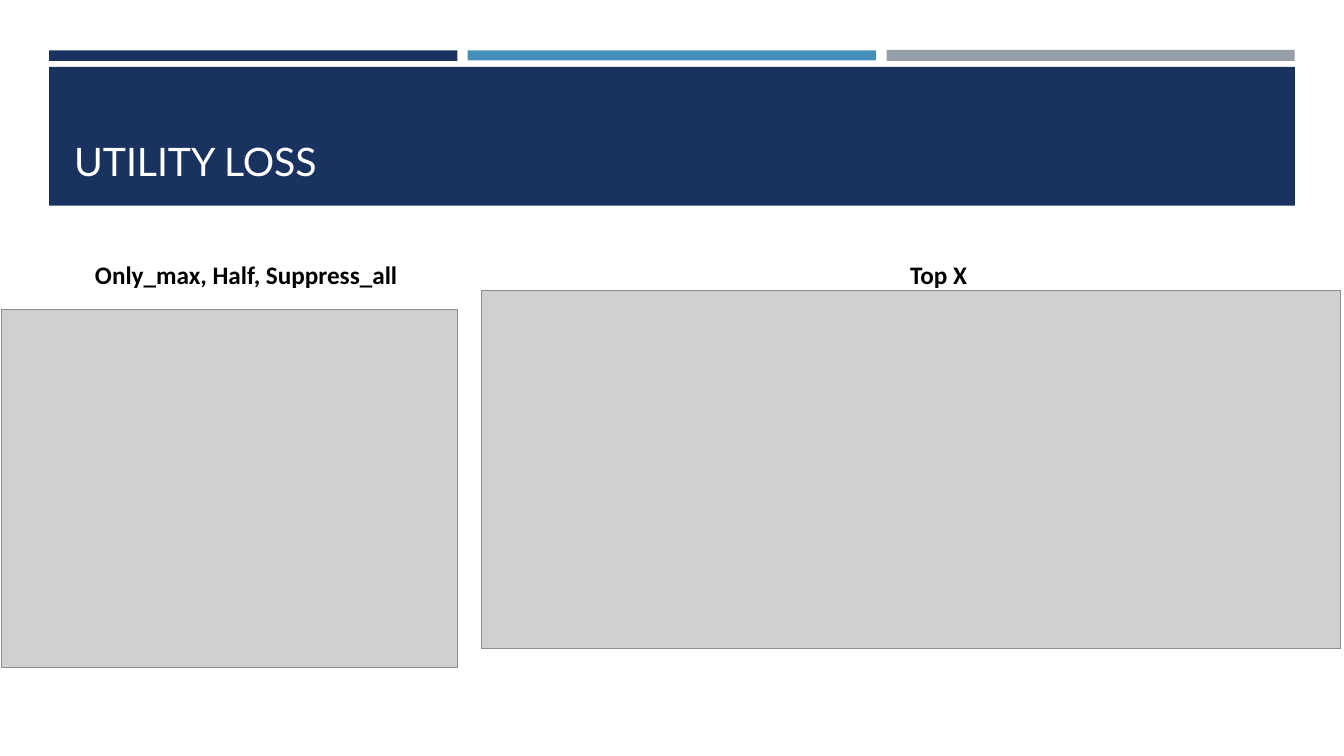
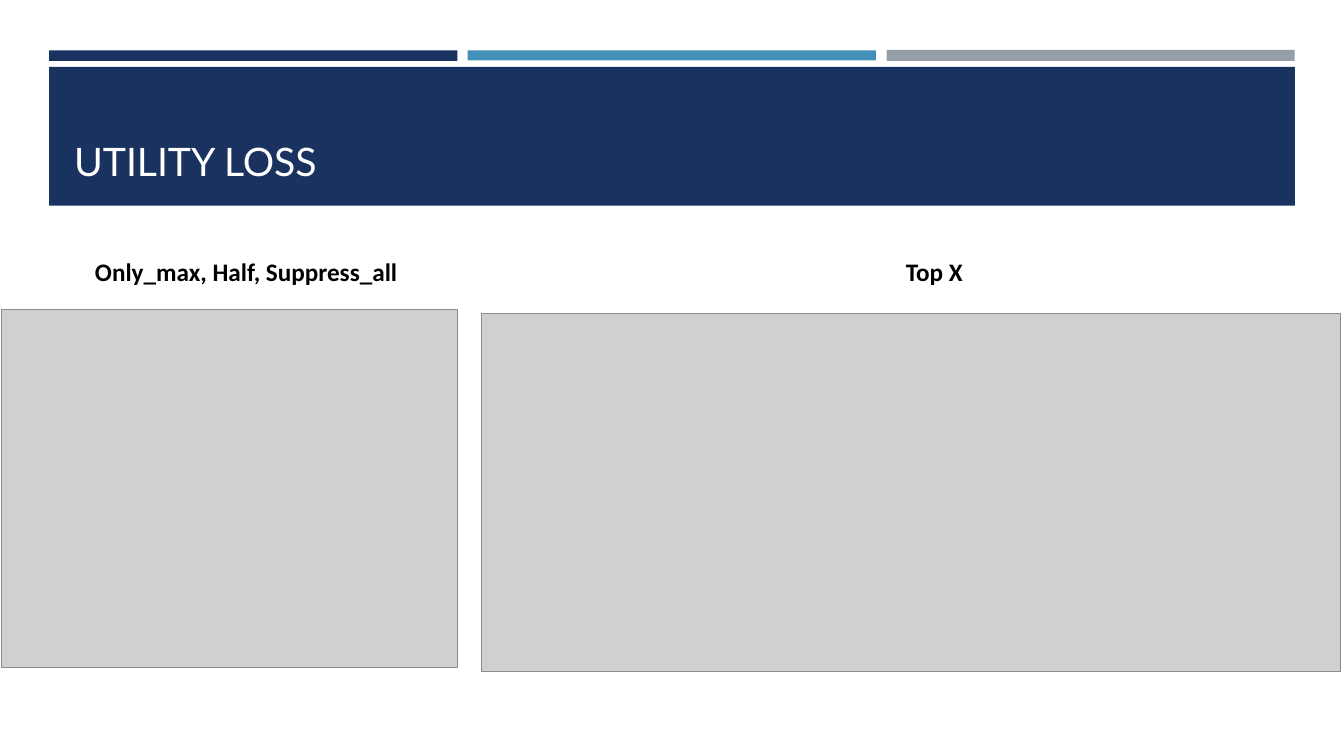
Before and after one commit to francesco-it-cpu/h-k-p-coherence, a slide deck: slide 21 of Data Protection & Privacy.pptx. Drawn at 1344x756 pixels with LibreOffice and Linux fonts; fonts in the diff are those of the drawing; grey boxes stand for pictures. Boxes give left, top, right and bottom in pixels: in the first picture for what was removed or moved away, otherwise in the second. Text is boxed around its words. In the diff, an @@ line names an element or a change of style, - is before the commit and + after.

```diff
--- a/Data Protection & Privacy.pptx
+++ b/Data Protection & Privacy.pptx
@@ text "Top X": place and size @@
-text "Top X" at <box>910,267,967,291</box>
+text "Top X" at <box>906,264,963,285</box>
@@ picture: place and size @@
-picture at <box>481,290,1341,648</box>
+picture at <box>481,314,1341,671</box>
```
